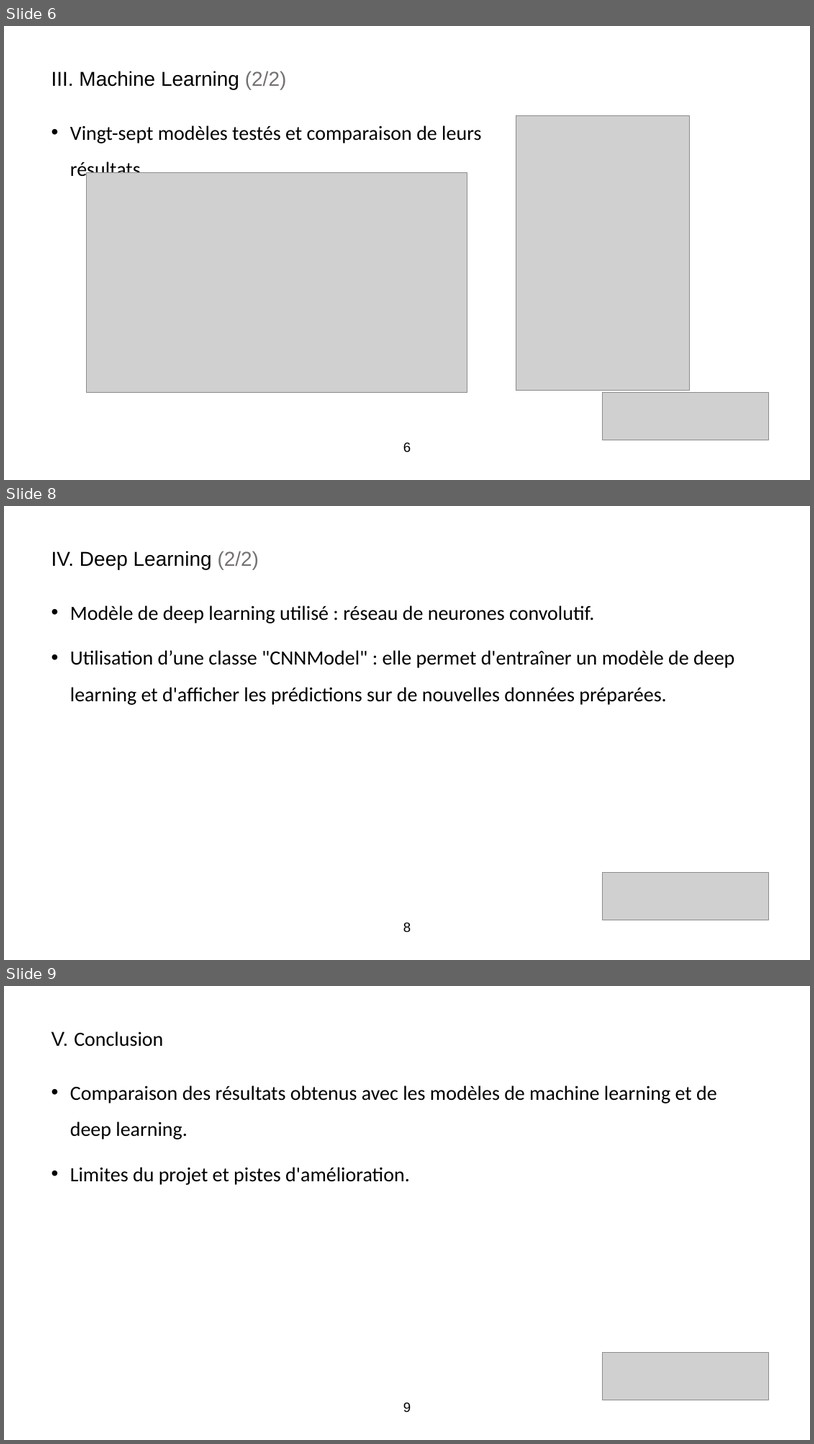
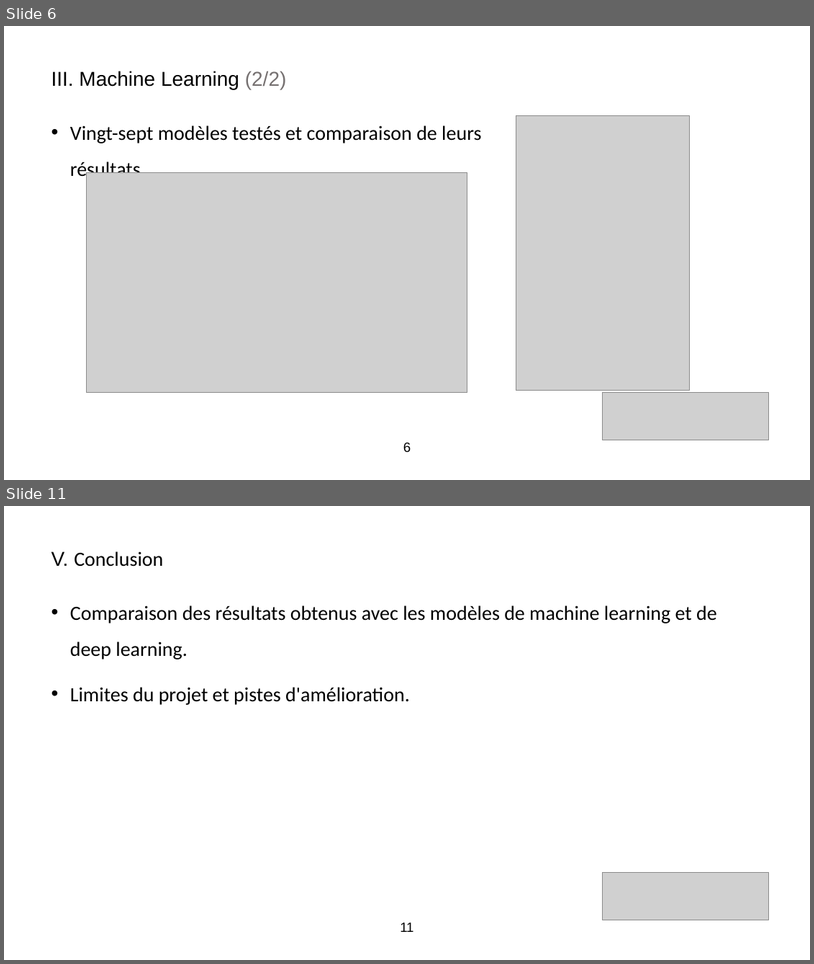
Before and after one commit to MarcAntoineAuvray/project_cartes, a slide deck: presentation_projet_python.pptx. Shown one above the other, each under a label of ours: slides 6, 8 and 9 before the commit, slides 6 and 11 after it; the slides between them are not shown. The pictures are 814x1444 and 814x964 pixels, drawn with LibreOffice and Linux fonts; fonts in the diff are those of the drawing; grey boxes stand for pictures. Boxes give left, top, right and bottom in pixels: in the first picture for what was removed or moved away, otherwise in the second. Text is boxed around its words. In the diff, an @@ line names an element or a change of style, - is before the commit and + after.

```diff
--- a/presentation_projet_python.pptx
+++ b/presentation_projet_python.pptx
@@ slide 8 removed at box(4, 506, 810, 960), background #FFFFFF @@
@@ subtitle removed at box(52, 551, 260, 570) @@
-IV. Deep Learning (2/2)
@@ text removed at box(70, 605, 735, 705) @@
-• Modèle de deep learning utilisé : réseau de neurones convolutif.
-• Utilisation d’une classe "CNNModel" : elle permet d'entraîner un modèle de deep learning et d'afficher les prédictions sur de nouvelles données préparées.
@@ picture removed at box(603, 872, 769, 920) @@
@@ page number removed at box(404, 922, 411, 932) @@
-8
@@ what was slide 9 is now slide 11 @@
@@ page number at box(400, 922, 414, 932): text changed @@
-9
+11
```
Also in this commit, not shown: 4 slides added, 1 other slide removed, 1 other file.
